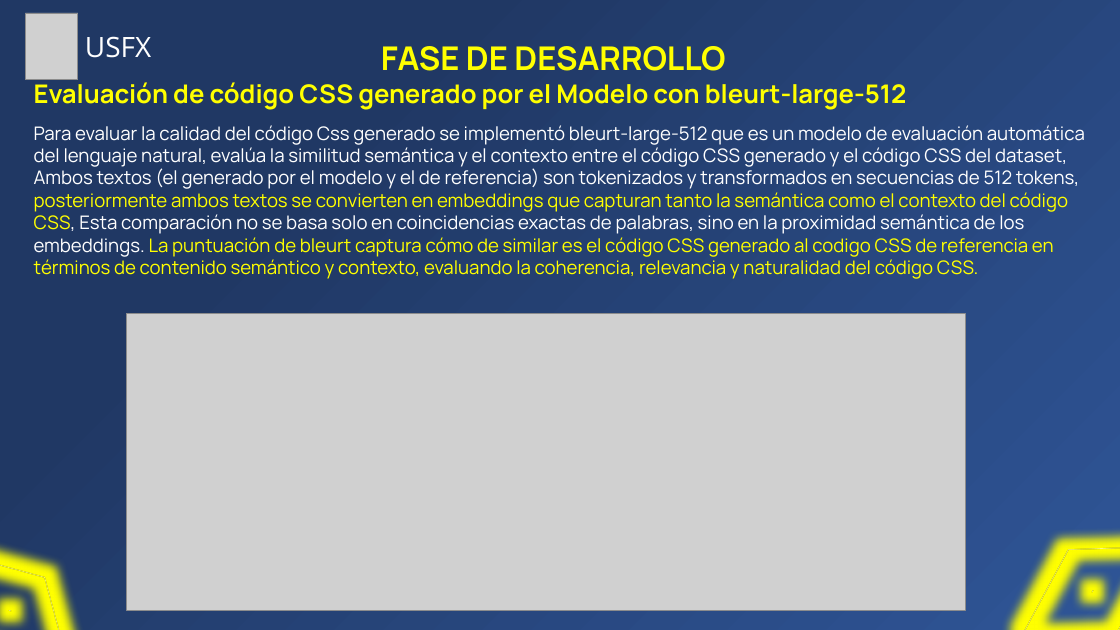
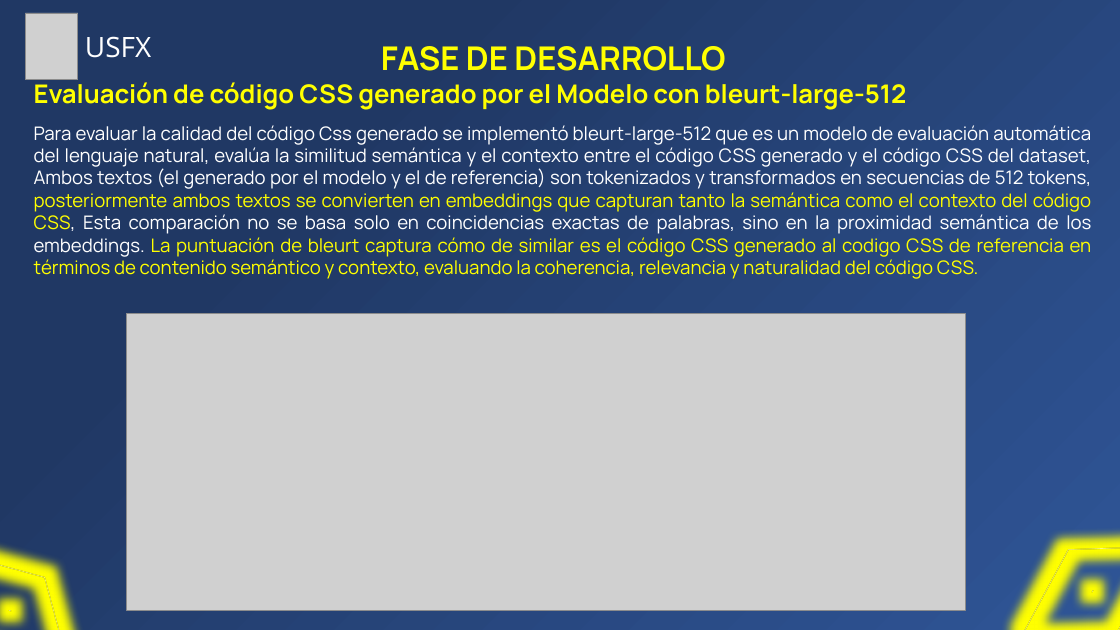
Before and after one commit to Zelechos/Generador-Css, a slide deck: slide 40 of documents/Presentación de Perfil - Modelo Generador CSS.pptx. Drawn at 1120x630 pixels with LibreOffice and Linux fonts; fonts in the diff are those of the drawing; grey boxes stand for pictures. Boxes give left, top, right and bottom in pixels: in the first picture for what was removed or moved away, otherwise in the second. Text is boxed around its words. In the diff, an @@ line names an element or a change of style, - is before the commit and + after.

Commit message:
style(v0.6.9): add format in presentation

```diff
--- a/documents/Presentación de Perfil - Modelo Generador CSS.pptx
+++ b/documents/Presentación de Perfil - Modelo Generador CSS.pptx
@@ text "Para evaluar la calidad del ..." at bbox=[34, 125, 1092, 279]: alignment left to justified @@
```
Also in this commit, not shown: 3 other slides changed.
